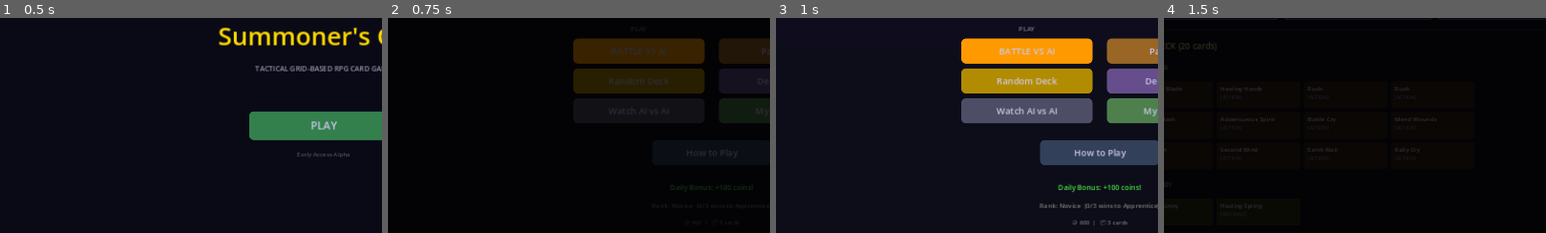
Above: before the commit, frames 1-4 (left to right).
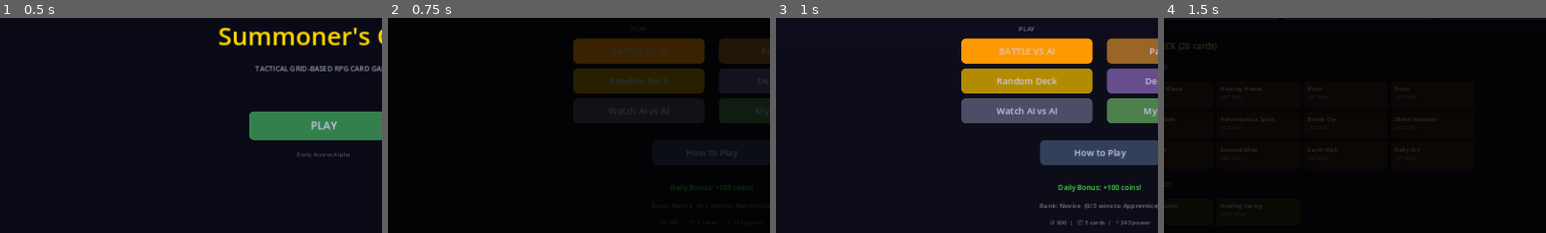
Above: after the commit, the same moments.

Repository: look-itsaxiom/summoners-grid
Game: Godot game, scene res://scenes/login.tscn
The game is run twice, just before and just after one commit, with the same random seed, the same clock (stepped at 60 frames per second) and the same inputs.
Inputs:
- Up to frame 1 (0.5 s): no input
- Up to frame 2 (0.75 s): click "PLAY" at 0.5 s
- Up to frame 3 (1 s): no input
- Up to frame 4 (1.5 s): click "BATTLE VS AI" at 1.25 s
The pictures show only the part of the screen within x 8-58%, y 34-84%; the shares and areas given below are measured in that part.

Frame 1 is identical in both runs. In frame 3, 0.3% of the frame differs, in the area x 71-98%, y 93-97%; in frame 4, nothing differs.

Commit message:
feat: total collection power on menu
Shows "⚡ 2,450 power" alongside coins and card count.
The number that always goes up. Every pack makes it bigger.

Co-Authored-By: Claude Opus 4.6 (1M context) <noreply@anthropic.com>

Diff:
--- a/godot/scripts/ui/main_menu_screen.gd
+++ b/godot/scripts/ui/main_menu_screen.gd
@@ -145,7 +145,10 @@
 		center.add_child(rank_label)
 
 		var player_coins: int = storage.get_coins()
-		var stats_text := "🪙 %d  |  📦 %d cards" % [player_coins, storage.get_card_count()]
+		var total_power := 0
+		for card in storage.get_cards():
+			total_power += card.get("power", 0)
+		var stats_text := "🪙 %d  |  📦 %d cards  |  ⚡ %d power" % [player_coins, storage.get_card_count(), total_power]
 		if player_coins < CardStorage.PACK_COST_STANDARD:
 			var needed: int = CardStorage.PACK_COST_STANDARD - player_coins
 			stats_text += "  |  %d🪙 to next pack" % needed
